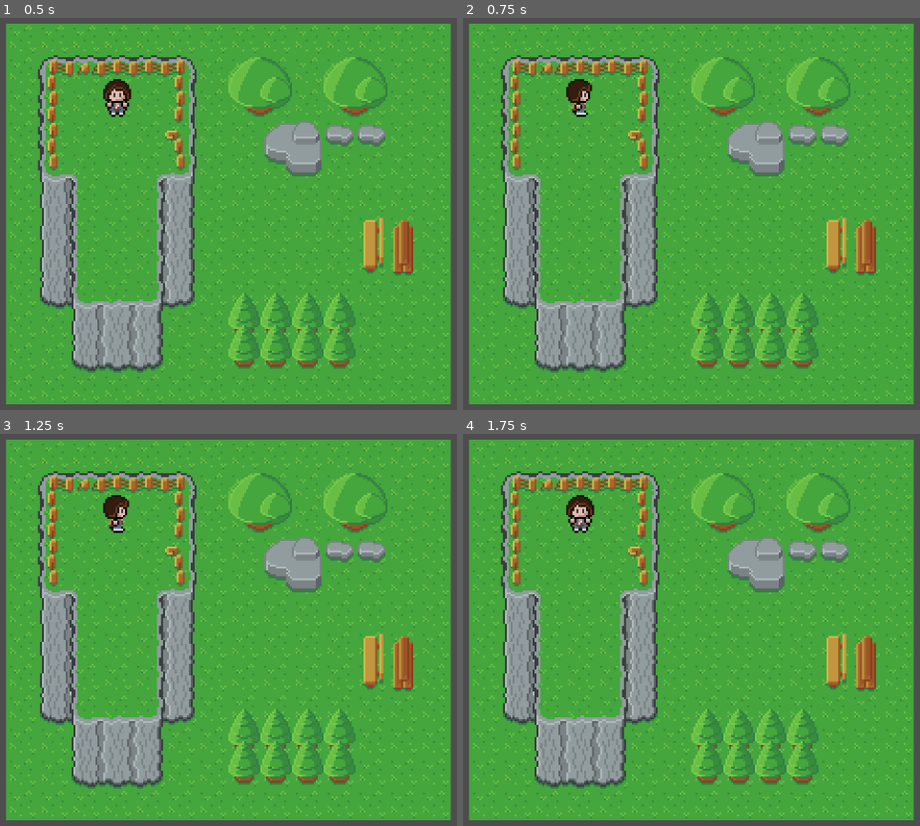
Above: before the commit, frames 1-4 (two rows, left to right).
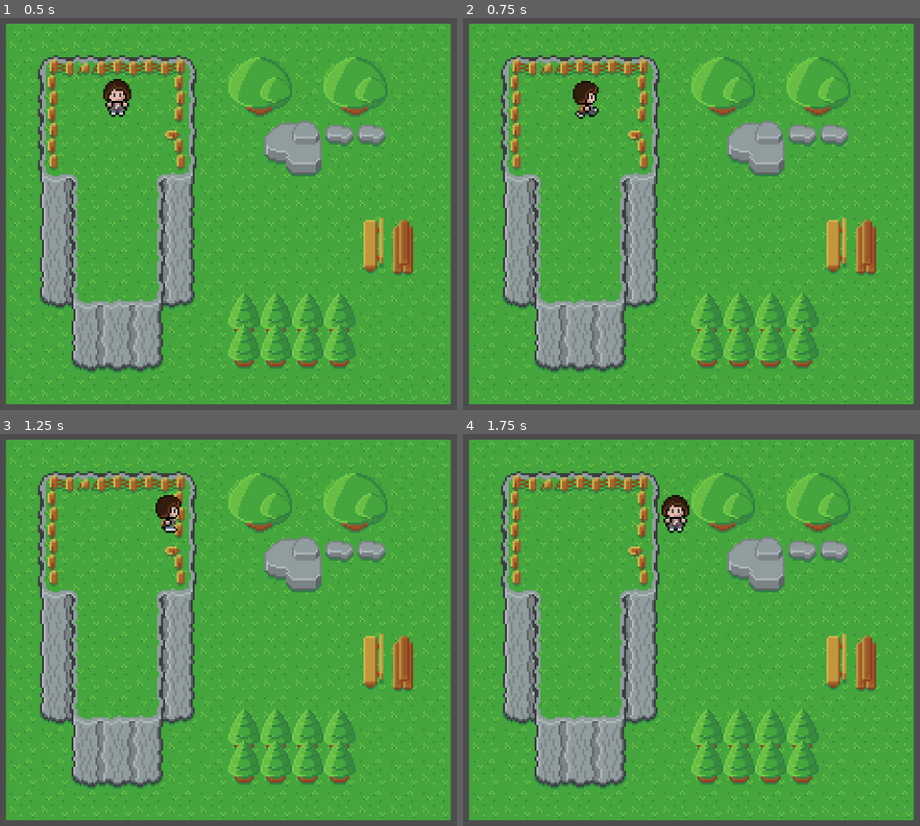
Above: after the commit, the same moments.

Repository: minkezhang/lis
Game: Godot game, scene res://scenes/overworld/common/map.tscn
The game is run twice, just before and just after one commit, with the same random seed, the same clock (stepped at 60 frames per second) and the same inputs. The project has no main scene, so this scene is started directly.
Inputs:
- Up to frame 1 (0.5 s): no input
- Up to frame 2 (0.75 s): tap Enter at 0.5 s; hold Right (ui_right) from 0.53 s (still down)
- Up to frame 3 (1.25 s): keep holding Right (ui_right)
- Up to frame 4 (1.75 s): release Right (ui_right) at 1.28 s; hold Down (ui_down) from 1.28 s (still down)

Frame 1 is identical in both runs. In frame 2, 0.5% of the frame differs, in the area x 22-30%, y 15-26%; in frame 3, 0.8%; in frame 4, 0.9%, in the area x 22-50%, y 15-26%.

Commit message:
Handle constant input

Diff:
--- a/entities/max/max.gd
+++ b/entities/max/max.gd
@@ -5,7 +5,14 @@
 
 const _GRID_SIZE = 16
 const _GRID_CENTER_OFFSET = Vector2(_GRID_SIZE, _GRID_SIZE) / 2
-const _SPEED = _GRID_SIZE
+const _SPEED = 3.0
+const _POLL_RATE_LIMIT = 10.0
+
+@onready var _p = $Poseable
+
+var _tween: Tween
+var _path_queue: _PathQueue = _PathQueue.new()
+var _delta_accum: float = 0.0
 
 
 static func _position_to_grid(p: Vector2) -> Vector2i:
@@ -14,11 +21,6 @@
 
 static func _grid_to_position(g: Vector2i) -> Vector2:
 	return Vector2(g) * _GRID_SIZE - _GRID_CENTER_OFFSET
-
-@onready var _p = $Poseable
-@onready var _tween: Tween
-
-var _path_queue = _PathQueue.new()
 
 
 class _PathQueue:
@@ -49,7 +51,29 @@
 		}
 
 
-func _process(_delta):
+func _handle_input(delta):
+	if _delta_accum + delta < 1.0 / _POLL_RATE_LIMIT:
+		_delta_accum += delta
+		return
+
+	_delta_accum = 0
+
+	if Input.is_action_pressed("ui_right"):
+		_path_queue.enqueue(_libgeo.Orientation.E)
+
+	if Input.is_action_pressed("ui_left"):
+		_path_queue.enqueue(_libgeo.Orientation.W)
+
+	if Input.is_action_pressed("ui_up"):
+		_path_queue.enqueue(_libgeo.Orientation.N)
+
+	if Input.is_action_pressed("ui_down"):
+		_path_queue.enqueue(_libgeo.Orientation.S)
+
+
+func _process(delta):
+	_handle_input(delta)
+
 	if _tween == null or not _tween.is_valid():
 		var r = _path_queue.dequeue()
 
@@ -67,20 +91,6 @@
 					self,
 					"position",
 					_grid_to_position(Vector2(_position_to_grid(position)) + _libgeo.ORIENTATION_RAY[r['orientation']]),
-					0.25,
+					1.0 / _SPEED,
 				)
 				_tween.play()
-
-
-func _input(event):
-	if event.is_action_pressed("ui_right"):
-		_path_queue.enqueue(_libgeo.Orientation.E)
-
-	if event.is_action_pressed("ui_left"):
-		_path_queue.enqueue(_libgeo.Orientation.W)
-
-	if event.is_action_pressed("ui_up"):
-		_path_queue.enqueue(_libgeo.Orientation.N)
-
-	if event.is_action_pressed("ui_down"):
-		_path_queue.enqueue(_libgeo.Orientation.S)
